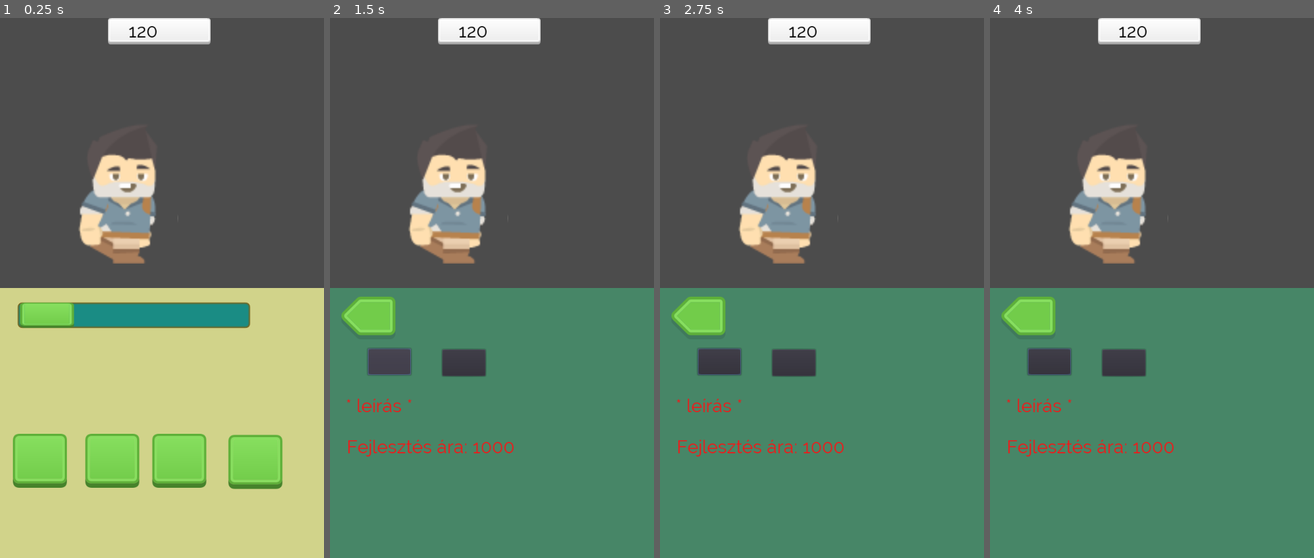
Above: before the commit, frames 1-4 (left to right).
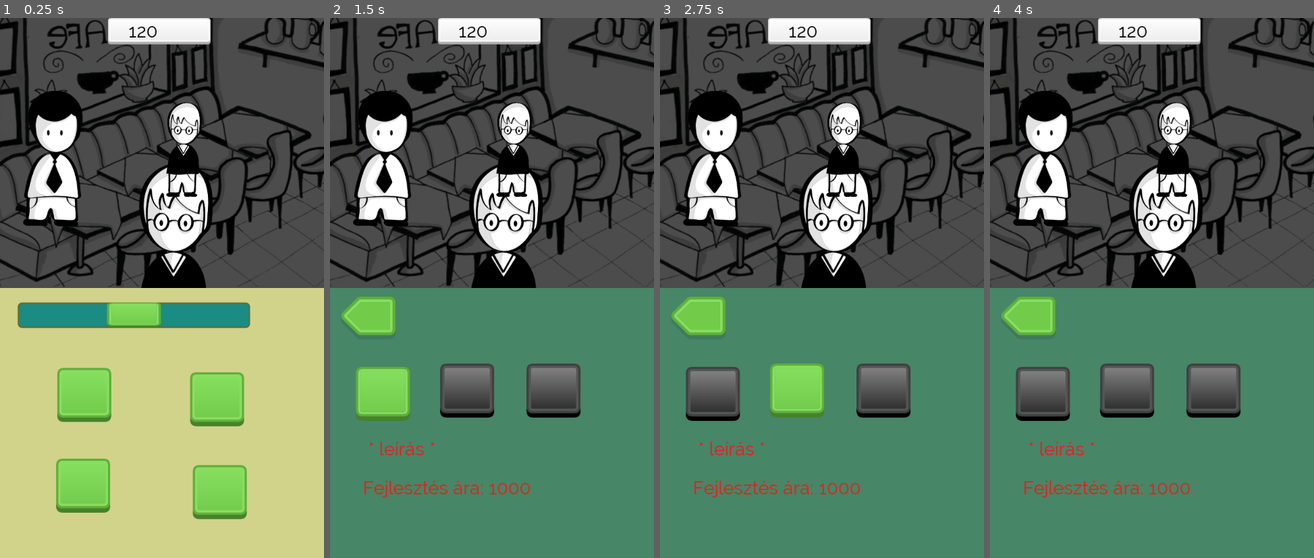
Above: after the commit, the same moments.

Repository: Balint197/BankToTheFuture2021
Game: Godot game, scene res://UI.tscn
The game is run twice, just before and just after one commit, with the same random seed, the same clock (stepped at 60 frames per second) and the same inputs.
Inputs (mouse positions are in pixels of both pictures, inside the frame that each line leads up to; where the layout moved, square brackets give the same spot in the first picture):
- Up to frame 1 (0.25 s): no input
- Up to frame 2 (1.5 s): click (414, 396) [368, 460] at 0.5 s; click (381, 363) at 1.27 s
- Up to frame 3 (2.75 s): click (711, 396) at 2.02 s
- Up to frame 4 (4 s): click (1126, 390) at 2.77 s; click (1213, 390) at 3.52 s

The runs differ from the first frame. In frame 1, 33% of the frame differs, in the area x 0-100%, y 0-93%; in frame 2, 27%; in frame 3, 27%; in frame 4, 27%.

Commit message:
data reporting + UI submenu structure

Diff:
--- a/ColorRect.gd
+++ b/ColorRect.gd
@@ -3,12 +3,36 @@
 onready var scrollPlayer = $AnimationPlayer
 onready var upgradeTab = $scrollingContainer/TabContainer
 
+onready var priceScrollBar = $HScrollBar
+
+onready var chef1 = $scrollingContainer/TabContainer/chef/chef1
+onready var chef2 = $scrollingContainer/TabContainer/chef/chef2
+onready var chef3 = $scrollingContainer/TabContainer/chef/chef3
+onready var chef4 = $scrollingContainer/TabContainer/chef/chef4
+
+onready var ingr1 = $scrollingContainer/TabContainer/ingredient/ingredient1
+onready var ingr2 = $scrollingContainer/TabContainer/ingredient/ingredient2
+onready var ingr3 = $scrollingContainer/TabContainer/ingredient/ingredient3
+onready var ingr4 = $scrollingContainer/TabContainer/ingredient/ingredient4
+
+onready var values = [50, 0, 0, 1, 0]
+onready var rent = 0 # 0 ... 3
+onready var marketing = 0 # 0...100
+onready var chef = 1 # 1 ... 4
+onready var ingredient = 0 # 0 ... 4
+
 func _ready():
 	pass # Replace with function body.
 
 
+func reportValues():
+	ingredient = int(ingr1.pressed) + int(ingr2.pressed) + int(ingr3.pressed) + int(ingr4.pressed)
+	values = [priceScrollBar.value, rent, marketing, chef, ingredient]
+	return values
+
 func scrollToUpgrades():
 	scrollPlayer.play("scroll")
+
 
 
 func _on_TextureButton_button_up():
@@ -31,3 +55,49 @@
 
 func _on_TextureButton_button_down():
 	scrollPlayer.play("scrollBack")
+
+
+func _on_rent1_button_up():
+	rent += 1
+	$scrollingContainer/TabContainer/rent/rent1.disabled = true
+	$scrollingContainer/TabContainer/rent/rent2.disabled = false
+
+
+func _on_rent2_button_up():
+	rent += 1
+	$scrollingContainer/TabContainer/rent/rent2.disabled = true
+	$scrollingContainer/TabContainer/rent/rent3.disabled = false
+
+
+func _on_rent3_button_up():
+	rent += 1
+	$scrollingContainer/TabContainer/rent/rent3.disabled = true
+
+
+func _on_marketingSlider_value_changed(value):
+	marketing = $scrollingContainer/TabContainer/marketing/marketingSlider.value
+
+
+func _on_chef1_button_down():
+	chef2.pressed = false
+	chef3.pressed = false
+	chef4.pressed = false
+	chef = 1
+
+func _on_chef2_button_down():
+	chef1.pressed = false
+	chef3.pressed = false
+	chef4.pressed = false
+	chef = 2
+
+func _on_chef3_button_down():
+	chef2.pressed = false
+	chef1.pressed = false
+	chef4.pressed = false
+	chef = 3
+
+func _on_chef4_button_down():
+	chef2.pressed = false
+	chef1.pressed = false
+	chef3.pressed = false
+	chef = 4
--- a/UI.tscn
+++ b/UI.tscn
@@ -8,6 +8,7 @@
 [ext_resource path="res://ColorRect.gd" type="Script" id=6]
 [ext_resource path="res://assets/buttons/backarrow.png" type="Texture" id=7]
 [ext_resource path="res://assets/fonts/font.tres" type="DynamicFont" id=8]
+[ext_resource path="res://assets/buttons/disabled.png" type="Texture" id=9]
 
 [sub_resource type="StyleBoxTexture" id=1]
 texture = ExtResource( 5 )
@@ -110,15 +111,17 @@
 custom_styles/grabber = SubResource( 2 )
 custom_styles/scroll = SubResource( 3 )
 custom_styles/grabber_pressed = SubResource( 4 )
+step = 1.0
+value = 50.0
 __meta__ = {
 "_edit_use_anchors_": false
 }
 
 [node name="TextureButton" type="TextureButton" parent="ColorRect"]
-margin_left = 24.0264
-margin_top = 269.964
-margin_right = 125.026
-margin_bottom = 369.964
+margin_left = 106.026
+margin_top = 147.964
+margin_right = 207.026
+margin_bottom = 247.964
 texture_normal = ExtResource( 5 )
 texture_pressed = ExtResource( 4 )
 __meta__ = {
@@ -126,10 +129,10 @@
 }
 
 [node name="TextureButton2" type="TextureButton" parent="ColorRect"]
-margin_left = 158.266
-margin_top = 269.957
-margin_right = 259.266
-margin_bottom = 369.957
+margin_left = 352.266
+margin_top = 155.957
+margin_right = 453.266
+margin_bottom = 255.957
 texture_normal = ExtResource( 5 )
 texture_pressed = ExtResource( 4 )
 __meta__ = {
@@ -137,10 +140,10 @@
 }
 
 [node name="TextureButton3" type="TextureButton" parent="ColorRect"]
-margin_left = 282.101
-margin_top = 269.956
-margin_right = 383.101
-margin_bottom = 369.956
+margin_left = 104.101
+margin_top = 315.956
+margin_right = 205.101
+margin_bottom = 415.956
 texture_normal = ExtResource( 5 )
 texture_pressed = ExtResource( 4 )
 __meta__ = {
@@ -148,10 +151,10 @@
 }
 
 [node name="TextureButton4" type="TextureButton" parent="ColorRect"]
-margin_left = 423.439
-margin_top = 272.037
-margin_right = 524.439
-margin_bottom = 372.037
+margin_left = 357.439
+margin_top = 328.037
+margin_right = 458.439
+margin_bottom = 428.037
 texture_normal = ExtResource( 5 )
 texture_pressed = ExtResource( 4 )
 __meta__ = {
@@ -181,7 +184,8 @@
 "_edit_use_anchors_": false
 }
 
-[node name="Tabs" type="Tabs" parent="ColorRect/scrollingContainer/TabContainer"]
+[node name="rent" type="Tabs" parent="ColorRect/scrollingContainer/TabContainer"]
+visible = false
 anchor_right = 1.0
 anchor_bottom = 1.0
 scrolling_enabled = false
@@ -189,29 +193,11 @@
 "_edit_use_anchors_": false
 }
 
-[node name="Button4" type="Button" parent="ColorRect/scrollingContainer/TabContainer/Tabs"]
-margin_left = 69.8373
-margin_top = 112.339
-margin_right = 149.837
-margin_bottom = 161.339
-__meta__ = {
-"_edit_use_anchors_": false
-}
-
-[node name="Button3" type="Button" parent="ColorRect/scrollingContainer/TabContainer/Tabs"]
-margin_left = 207.985
-margin_top = 114.399
-margin_right = 287.985
-margin_bottom = 163.399
-__meta__ = {
-"_edit_use_anchors_": false
-}
-
-[node name="Label" type="Label" parent="ColorRect/scrollingContainer/TabContainer/Tabs"]
-margin_left = 29.0
-margin_top = 198.0
-margin_right = 314.0
-margin_bottom = 269.0
+[node name="Label" type="Label" parent="ColorRect/scrollingContainer/TabContainer/rent"]
+margin_left = 71.0
+margin_top = 278.0
+margin_right = 356.0
+margin_bottom = 349.0
 custom_fonts/font = ExtResource( 8 )
 custom_colors/font_color = Color( 0.94902, 0.101961, 0.101961, 1 )
 text = "* leírás *"
@@ -219,11 +205,11 @@
 "_edit_use_anchors_": false
 }
 
-[node name="Label2" type="Label" parent="ColorRect/scrollingContainer/TabContainer/Tabs"]
-margin_left = 30.5874
-margin_top = 274.195
-margin_right = 315.587
-margin_bottom = 345.195
+[node name="Label2" type="Label" parent="ColorRect/scrollingContainer/TabContainer/rent"]
+margin_left = 60.5874
+margin_top = 350.195
+margin_right = 371.587
+margin_bottom = 421.195
 custom_fonts/font = ExtResource( 8 )
 custom_colors/font_color = Color( 0.94902, 0.101961, 0.101961, 1 )
 text = "Fejlesztés ára: 1000"
@@ -231,41 +217,57 @@
 "_edit_use_anchors_": false
 }
 
-[node name="Tabs2" type="Tabs" parent="ColorRect/scrollingContainer/TabContainer"]
-visible = false
-anchor_right = 1.0
-anchor_bottom = 1.0
-margin_left = 4.0
-margin_right = -4.0
-margin_bottom = -4.0
+[node name="rent1" type="TextureButton" parent="ColorRect/scrollingContainer/TabContainer/rent"]
+margin_left = 48.0
+margin_top = 146.0
+margin_right = 148.0
+margin_bottom = 246.0
+texture_normal = ExtResource( 5 )
+texture_pressed = ExtResource( 4 )
+texture_disabled = ExtResource( 9 )
+__meta__ = {
+"_edit_use_anchors_": false
+}
+
+[node name="rent2" type="TextureButton" parent="ColorRect/scrollingContainer/TabContainer/rent"]
+margin_left = 204.0
+margin_top = 140.0
+margin_right = 304.0
+margin_bottom = 240.0
+disabled = true
+texture_normal = ExtResource( 5 )
+texture_pressed = ExtResource( 4 )
+texture_disabled = ExtResource( 9 )
+__meta__ = {
+"_edit_use_anchors_": false
+}
+
+[node name="rent3" type="TextureButton" parent="ColorRect/scrollingContainer/TabContainer/rent"]
+margin_left = 364.0
+margin_top = 140.0
+margin_right = 464.0
+margin_bottom = 240.0
+disabled = true
+texture_normal = ExtResource( 5 )
+texture_pressed = ExtResource( 4 )
+texture_disabled = ExtResource( 9 )
+__meta__ = {
+"_edit_use_anchors_": false
+}
+
+[node name="marketing" type="Tabs" parent="ColorRect/scrollingContainer/TabContainer"]
+anchor_right = 1.0
+anchor_bottom = 1.0
 scrolling_enabled = false
 __meta__ = {
 "_edit_use_anchors_": false
 }
 
-[node name="Button4" type="Button" parent="ColorRect/scrollingContainer/TabContainer/Tabs2"]
-margin_left = 59.1465
-margin_top = 102.945
-margin_right = 139.147
-margin_bottom = 151.945
-__meta__ = {
-"_edit_use_anchors_": false
-}
-
-[node name="Button3" type="Button" parent="ColorRect/scrollingContainer/TabContainer/Tabs2"]
-margin_left = 277.669
-margin_top = 27.2205
-margin_right = 357.669
-margin_bottom = 76.2205
-__meta__ = {
-"_edit_use_anchors_": false
-}
-
-[node name="Label2" type="Label" parent="ColorRect/scrollingContainer/TabContainer/Tabs2"]
-margin_left = 95.8174
-margin_top = 254.109
-margin_right = 380.817
-margin_bottom = 325.109
+[node name="marketingLabel" type="Label" parent="ColorRect/scrollingContainer/TabContainer/marketing"]
+margin_left = 129.817
+margin_top = 296.109
+margin_right = 414.817
+margin_bottom = 367.109
 custom_fonts/font = ExtResource( 8 )
 custom_colors/font_color = Color( 0.94902, 0.101961, 0.101961, 1 )
 text = "* leírás *"
@@ -273,42 +275,84 @@
 "_edit_use_anchors_": false
 }
 
-[node name="Tabs3" type="Tabs" parent="ColorRect/scrollingContainer/TabContainer"]
+[node name="marketingSlider" type="HScrollBar" parent="ColorRect/scrollingContainer/TabContainer/marketing"]
+margin_left = 94.0
+margin_top = 152.0
+margin_right = 468.0
+margin_bottom = 210.0
+step = 1.0
+value = 50.0
+__meta__ = {
+"_edit_use_anchors_": false
+}
+
+[node name="chef" type="Tabs" parent="ColorRect/scrollingContainer/TabContainer"]
 visible = false
 anchor_right = 1.0
 anchor_bottom = 1.0
-margin_left = 4.0
-margin_top = 8.0
-margin_right = -4.0
-margin_bottom = -4.0
 scrolling_enabled = false
 __meta__ = {
 "_edit_use_anchors_": false
 }
 
-[node name="Button4" type="Button" parent="ColorRect/scrollingContainer/TabContainer/Tabs3"]
-margin_left = 59.1465
-margin_top = 102.945
-margin_right = 139.147
-margin_bottom = 151.945
-__meta__ = {
-"_edit_use_anchors_": false
-}
-
-[node name="Button3" type="Button" parent="ColorRect/scrollingContainer/TabContainer/Tabs3"]
-margin_left = 277.669
-margin_top = 27.2205
-margin_right = 357.669
-margin_bottom = 76.2205
-__meta__ = {
-"_edit_use_anchors_": false
-}
-
-[node name="Label3" type="Label" parent="ColorRect/scrollingContainer/TabContainer/Tabs3"]
-margin_left = 95.8174
-margin_top = 246.109
-margin_right = 380.817
-margin_bottom = 317.109
+[node name="chef1" type="TextureButton" parent="ColorRect/scrollingContainer/TabContainer/chef"]
+margin_left = 48.0
+margin_top = 126.0
+margin_right = 148.0
+margin_bottom = 226.0
+toggle_mode = true
+pressed = true
+texture_normal = ExtResource( 5 )
+texture_pressed = ExtResource( 4 )
+texture_disabled = ExtResource( 9 )
+__meta__ = {
+"_edit_use_anchors_": false
+}
+
+[node name="chef2" type="TextureButton" parent="ColorRect/scrollingContainer/TabContainer/chef"]
+margin_left = 224.0
+margin_top = 126.0
+margin_right = 324.0
+margin_bottom = 226.0
+toggle_mode = true
+texture_normal = ExtResource( 5 )
+texture_pressed = ExtResource( 4 )
+texture_disabled = ExtResource( 9 )
+__meta__ = {
+"_edit_use_anchors_": false
+}
+
+[node name="chef3" type="TextureButton" parent="ColorRect/scrollingContainer/TabContainer/chef"]
+margin_left = 40.0
+margin_top = 262.0
+margin_right = 140.0
+margin_bottom = 362.0
+toggle_mode = true
+texture_normal = ExtResource( 5 )
+texture_pressed = ExtResource( 4 )
+texture_disabled = ExtResource( 9 )
+__meta__ = {
+"_edit_use_anchors_": false
+}
+
+[node name="chef4" type="TextureButton" parent="ColorRect/scrollingContainer/TabContainer/chef"]
+margin_left = 228.0
+margin_top = 262.0
+margin_right = 328.0
+margin_bottom = 362.0
+toggle_mode = true
+texture_normal = ExtResource( 5 )
+texture_pressed = ExtResource( 4 )
+texture_disabled = ExtResource( 9 )
+__meta__ = {
+"_edit_use_anchors_": false
+}
+
+[node name="Label3" type="Label" parent="ColorRect/scrollingContainer/TabContainer/chef"]
+margin_left = 65.8174
+margin_top = 388.109
+margin_right = 350.817
+margin_bottom = 459.109
 custom_fonts/font = ExtResource( 8 )
 custom_colors/font_color = Color( 0.94902, 0.101961, 0.101961, 1 )
 text = "* leírás *"
@@ -316,45 +360,75 @@
 "_edit_use_anchors_": false
 }
 
-[node name="Tabs4" type="Tabs" parent="ColorRect/scrollingContainer/TabContainer"]
+[node name="ingredient" type="Tabs" parent="ColorRect/scrollingContainer/TabContainer"]
 visible = false
 anchor_right = 1.0
 anchor_bottom = 1.0
-margin_left = 4.0
-margin_top = 8.0
-margin_right = -4.0
-margin_bottom = -4.0
 scrolling_enabled = false
 __meta__ = {
 "_edit_use_anchors_": false
 }
 
-[node name="Button4" type="Button" parent="ColorRect/scrollingContainer/TabContainer/Tabs4"]
-margin_left = 59.1465
-margin_top = 102.945
-margin_right = 139.147
-margin_bottom = 151.945
-__meta__ = {
-"_edit_use_anchors_": false
-}
-
-[node name="Button3" type="Button" parent="ColorRect/scrollingContainer/TabContainer/Tabs4"]
-margin_left = 277.669
-margin_top = 27.2205
-margin_right = 357.669
-margin_bottom = 76.2205
-__meta__ = {
-"_edit_use_anchors_": false
-}
-
-[node name="Label4" type="Label" parent="ColorRect/scrollingContainer/TabContainer/Tabs4"]
-margin_left = 95.8174
-margin_top = 246.109
-margin_right = 380.817
-margin_bottom = 317.109
+[node name="Label4" type="Label" parent="ColorRect/scrollingContainer/TabContainer/ingredient"]
+margin_left = 85.8174
+margin_top = 438.109
+margin_right = 370.817
+margin_bottom = 509.109
 custom_fonts/font = ExtResource( 8 )
 custom_colors/font_color = Color( 0.94902, 0.101961, 0.101961, 1 )
 text = "* leírás *"
+__meta__ = {
+"_edit_use_anchors_": false
+}
+
+[node name="ingredient1" type="TextureButton" parent="ColorRect/scrollingContainer/TabContainer/ingredient"]
+margin_left = 62.0
+margin_top = 124.0
+margin_right = 162.0
+margin_bottom = 224.0
+toggle_mode = true
+texture_normal = ExtResource( 5 )
+texture_pressed = ExtResource( 4 )
+texture_disabled = ExtResource( 9 )
+__meta__ = {
+"_edit_use_anchors_": false
+}
+
+[node name="ingredient2" type="TextureButton" parent="ColorRect/scrollingContainer/TabContainer/ingredient"]
+margin_left = 258.0
+margin_top = 136.0
+margin_right = 358.0
+margin_bottom = 236.0
+toggle_mode = true
+texture_normal = ExtResource( 5 )
+texture_pressed = ExtResource( 4 )
+texture_disabled = ExtResource( 9 )
+__meta__ = {
+"_edit_use_anchors_": false
+}
+
+[node name="ingredient3" type="TextureButton" parent="ColorRect/scrollingContainer/TabContainer/ingredient"]
+margin_left = 66.0
+margin_top = 306.0
+margin_right = 166.0
+margin_bottom = 406.0
+toggle_mode = true
+texture_normal = ExtResource( 5 )
+texture_pressed = ExtResource( 4 )
+texture_disabled = ExtResource( 9 )
+__meta__ = {
+"_edit_use_anchors_": false
+}
+
+[node name="ingredient4" type="TextureButton" parent="ColorRect/scrollingContainer/TabContainer/ingredient"]
+margin_left = 266.0
+margin_top = 318.0
+margin_right = 366.0
+margin_bottom = 418.0
+toggle_mode = true
+texture_normal = ExtResource( 5 )
+texture_pressed = ExtResource( 4 )
+texture_disabled = ExtResource( 9 )
 __meta__ = {
 "_edit_use_anchors_": false
 }
@@ -397,4 +471,12 @@
 [connection signal="button_up" from="ColorRect/TextureButton2" to="ColorRect" method="_on_TextureButton2_button_up"]
 [connection signal="button_up" from="ColorRect/TextureButton3" to="ColorRect" method="_on_TextureButton3_button_up"]
 [connection signal="button_up" from="ColorRect/TextureButton4" to="ColorRect" method="_on_TextureButton4_button_up"]
+[connection signal="button_up" from="ColorRect/scrollingContainer/TabContainer/rent/rent1" to="ColorRect" method="_on_rent1_button_up"]
+[connection signal="button_up" from="ColorRect/scrollingContainer/TabContainer/rent/rent2" to="ColorRect" method="_on_rent2_button_up"]
+[connection signal="button_up" from="ColorRect/scrollingContainer/TabContainer/rent/rent3" to="ColorRect" method="_on_rent3_button_up"]
+[connection signal="value_changed" from="ColorRect/scrollingContainer/TabContainer/marketing/marketingSlider" to="ColorRect" method="_on_marketingSlider_value_changed"]
+[connection signal="button_down" from="ColorRect/scrollingContainer/TabContainer/chef/chef1" to="ColorRect" method="_on_chef1_button_down"]
+[connection signal="button_down" from="ColorRect/scrollingContainer/TabContainer/chef/chef2" to="ColorRect" method="_on_chef2_button_down"]
+[connection signal="button_down" from="ColorRect/scrollingContainer/TabContainer/chef/chef3" to="ColorRect" method="_on_chef3_button_down"]
+[connection signal="button_down" from="ColorRect/scrollingContainer/TabContainer/chef/chef4" to="ColorRect" method="_on_chef4_button_down"]
 [connection signal="button_down" from="ColorRect/scrollingContainer/backButton" to="ColorRect" method="_on_TextureButton_button_down"]
--- /dev/null
+++ b/characters.gd
@@ -0,0 +1,24 @@
+extends PathFollow2D
+
+onready var minScale = 0.8 # bigger is smaller :)
+
+var texture_1 = preload("res://assets/characters/char1.png")
+var texture_2 = preload("res://assets/characters/char2.png")
+var texture_3 = preload("res://assets/characters/char3.png")
+var texture_4 = preload("res://assets/characters/char4.png")
+
+var texture_array = [texture_1, texture_2, texture_3, texture_4]
+
+
+func _ready():
+	generateSprite()
+	resize()
+
+func generateSprite():
+	randomize()
+	var sprite_number = rand_range(0, texture_array.size())
+	$sprite.texture = texture_array[sprite_number]
+
+func resize():
+
+	scale = Vector2(1 - (unit_offset * minScale), 1 - (unit_offset * minScale))
--- /dev/null
+++ b/characters.tscn
@@ -0,0 +1,9 @@
+[gd_scene load_steps=2 format=2]
+
+[ext_resource path="res://characters.gd" type="Script" id=1]
+
+[node name="character" type="PathFollow2D"]
+rotate = false
+script = ExtResource( 1 )
+
+[node name="sprite" type="Sprite" parent="."]
--- a/controller.gd
+++ b/controller.gd
@@ -11,5 +11,5 @@
 
 
 func _process(delta):
-	print(priceSlider.value)
+	print(get_tree().get_root().get_node("UI/ColorRect").reportValues())
 	pass
--- /dev/null
+++ b/gameUI.gd
@@ -0,0 +1,5 @@
+extends Node2D
+
+
+func _ready():
+	pass
--- a/gameUI.tscn
+++ b/gameUI.tscn
@@ -1,13 +1,41 @@
-[gd_scene load_steps=2 format=2]
+[gd_scene load_steps=5 format=2]
 
-[ext_resource path="res://assets/adventurer_tilesheet.png" type="Texture" id=2]
+[ext_resource path="res://characters.tscn" type="PackedScene" id=1]
+[ext_resource path="res://assets/characters/bg.png" type="Texture" id=2]
+[ext_resource path="res://gameUI.gd" type="Script" id=3]
+
+[sub_resource type="Curve2D" id=1]
+_data = {
+"points": PoolVector2Array( 0, 0, 0, 0, 323.999, 454.871, 11.8921, 54.7035, -11.8921, -54.7035, 52.8601, 362.113, -46.3791, 14.2705, 46.3791, -14.2705, 130.159, 244.382, -60.6496, -10.7029, 60.6496, 10.7029, 344.216, 244.382, -73.7308, -13.0813, 73.7308, 13.0813, 477.407, 202.759, 0, 0, 0, 0, 646.274, 133.785 )
+}
 
 [node name="gameUI" type="Node2D"]
+script = ExtResource( 3 )
 
-[node name="Sprite" type="Sprite" parent="."]
-position = Vector2( 219.948, 303.869 )
-scale = Vector2( 2.75408, 2.75408 )
+[node name="bg" type="Sprite" parent="."]
+modulate = Color( 0.301961, 0.301961, 0.301961, 1 )
+position = Vector2( 356.108, 243.192 )
 texture = ExtResource( 2 )
-vframes = 3
-hframes = 9
-frame = 10
+__meta__ = {
+"_edit_group_": true,
+"_edit_lock_": true
+}
+
+[node name="Path2D" type="Path2D" parent="."]
+curve = SubResource( 1 )
+__meta__ = {
+"_edit_group_": true
+}
+
+[node name="character" parent="Path2D" instance=ExtResource( 1 )]
+position = Vector2( 323.999, 454.871 )
+
+[node name="character2" parent="Path2D" instance=ExtResource( 1 )]
+position = Vector2( 340.966, 243.824 )
+offset = 659.39
+
+[node name="character3" parent="Path2D" instance=ExtResource( 1 )]
+position = Vector2( 97.9609, 260.311 )
+offset = 411.167
+
+[node name="Timer" type="Timer" parent="."]
Not shown: 1 places in UI.tscn that only renumber resources
Binary file added: assets/buttons/disabled.png
Not shown, added: assets/buttons/disabled.png.import
Binary file added: assets/characters/bg.png
Not shown, added: assets/characters/bg.png.import
Binary file added: assets/characters/char1.png
Not shown, added: assets/characters/char1.png.import
Binary file added: assets/characters/char2.png
Not shown, added: assets/characters/char2.png.import
Binary file added: assets/characters/char3.png
Not shown, added: assets/characters/char3.png.import
Binary file added: assets/characters/char4.png
(and 1 more such lines)
